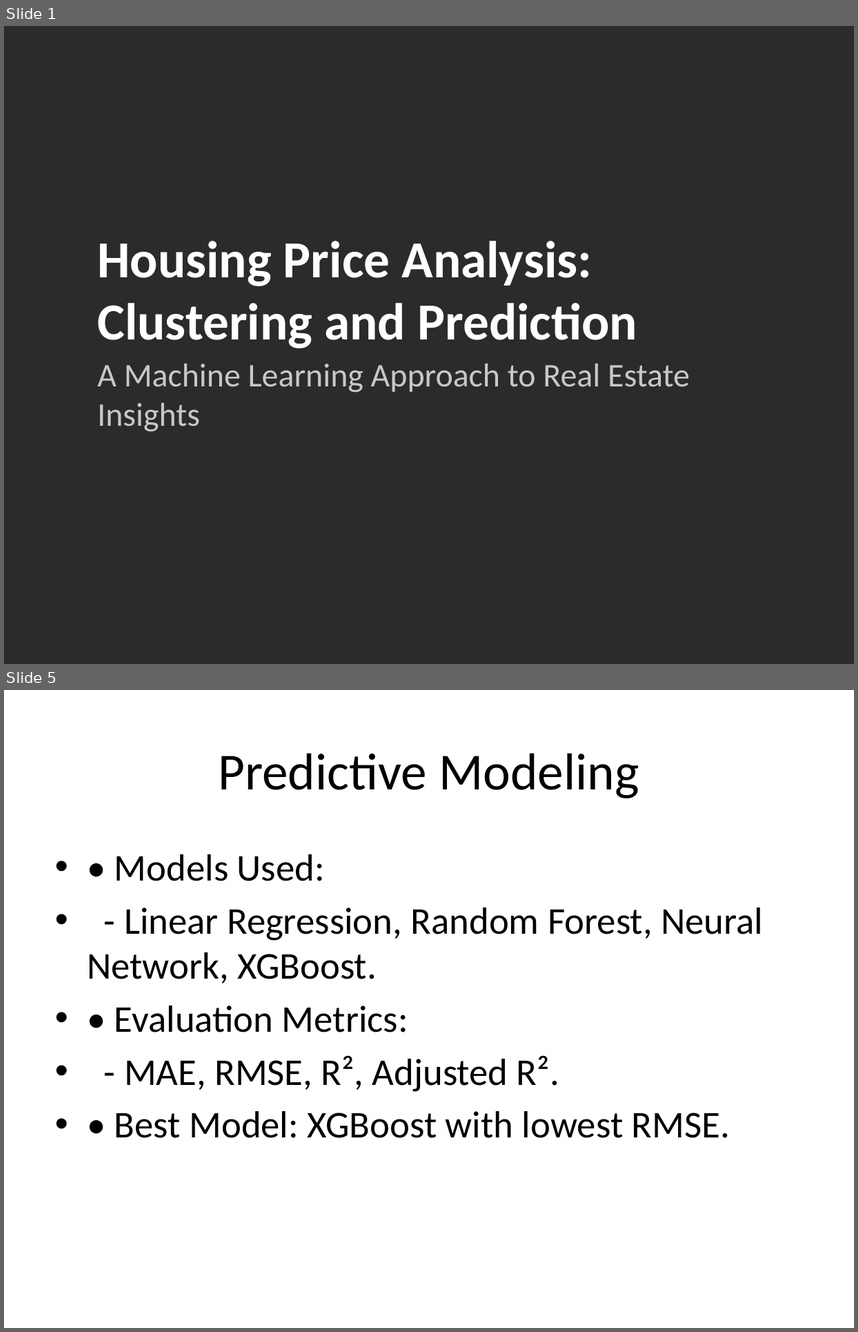
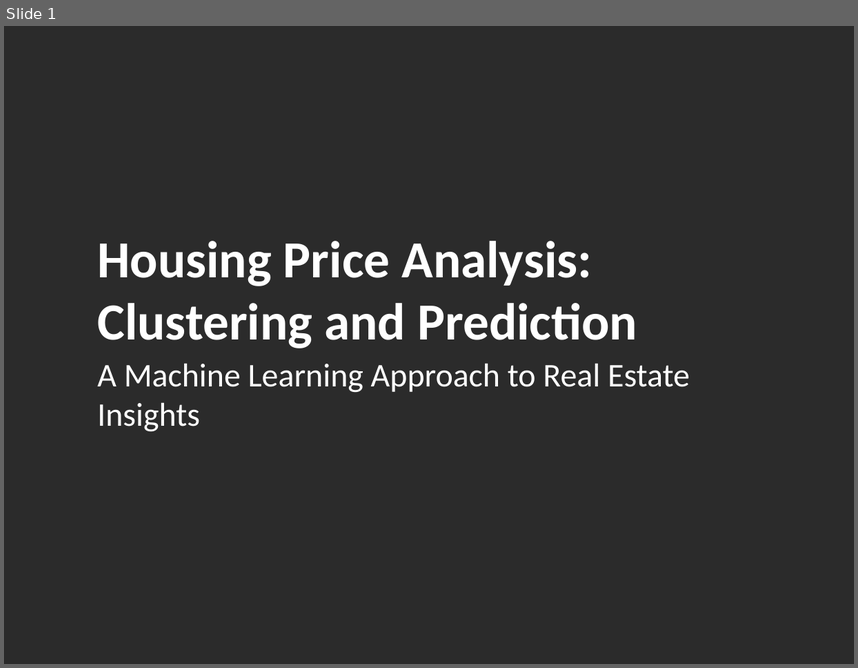
Before and after one commit to Niccolo901/Artificial_intelligence_repo, a slide deck: Housing_Price_Analysis_Presentation.pptx. Shown one above the other, each under a label of ours: slides 1 and 5 before the commit, slide 1 after it; the slides between them are not shown. The pictures are 858x1332 and 858x668 pixels, drawn with LibreOffice and Linux fonts; fonts in the diff are those of the drawing; background and template pictures are left out; a plain dark background stands for a picture behind light text. Boxes give left, top, right and bottom in pixels: in the first picture for what was removed or moved away, otherwise in the second. Text is boxed around its words. In the diff, an @@ line names an element or a change of style, - is before the commit and + after.

```diff
--- a/Housing_Price_Analysis_Presentation.pptx
+++ b/Housing_Price_Analysis_Presentation.pptx
@@ slide 5 removed at box(4, 690, 854, 1328), background #FFFFFF @@
@@ title removed at box(218, 753, 639, 798) @@
-Predictive Modeling
@@ text removed at box(87, 854, 763, 1138) @@
-• • Models Used:
-• - Linear Regression, Random Forest, Neural Network, XGBoost.
-• • Evaluation Metrics:
-• - MAE, RMSE, R², Adjusted R².
-• • Best Model: XGBoost with lowest RMSE.
@@ slide 1 changed as well @@
@@ text "A Machine Learning Approach to ..." at box(97, 363, 690, 432): text colour #C8C8C8 to #FFFFFF @@
```
Also in this commit, not shown: 2 other slides changed, 20 slides added, 5 other slides removed, 12 other files.
